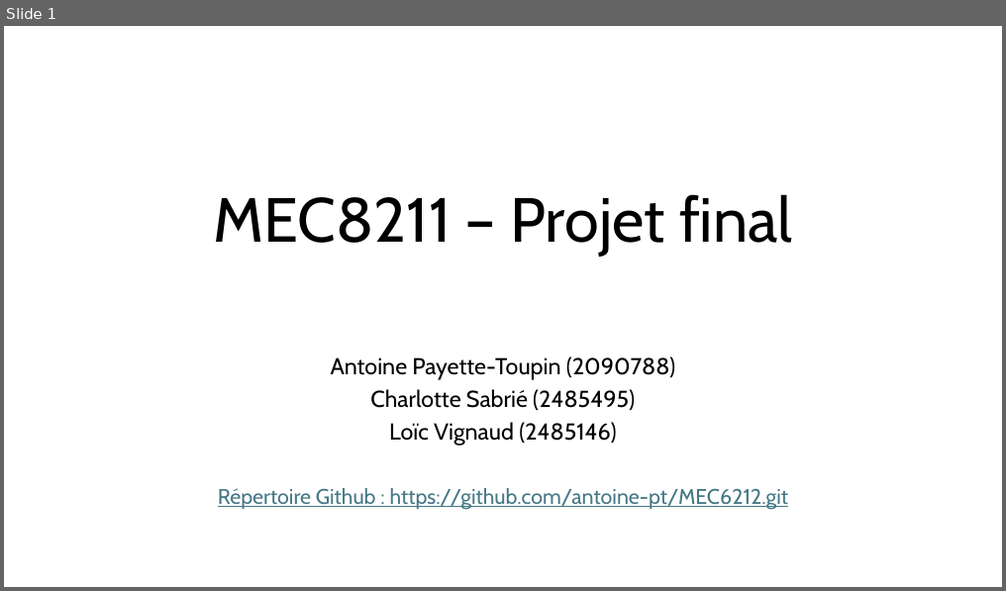
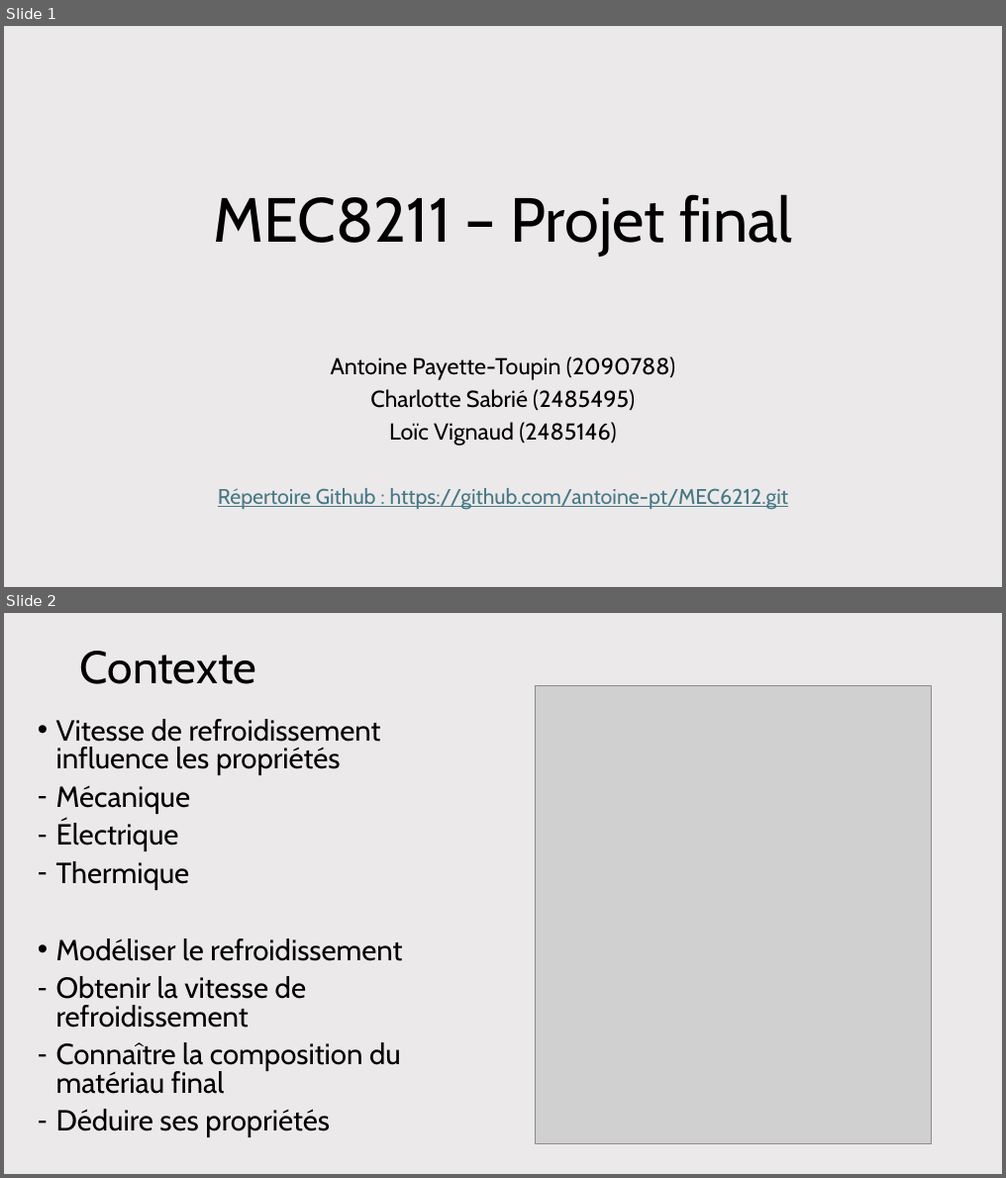
Before and after one commit to antoine-pt/MEC8211, a slide deck: projet_final/projet_final/MEC8211-Projet-final-Presentation.pptx. Shown one above the other, each under a label of ours: slide 1 before the commit, slides 1 and 2 after it. The pictures are 1006x591 and 1006x1178 pixels, drawn with LibreOffice and Linux fonts; fonts in the diff are those of the drawing; grey boxes stand for pictures. Boxes give left, top, right and bottom in pixels: in the first picture for what was removed or moved away, otherwise in the second. Text is boxed around its words. In the diff, an @@ line names an element or a change of style, - is before the commit and + after.

Commit message:
Contexte+erreur de troncature (pptx)

```diff
--- a/projet_final/projet_final/MEC8211-Projet-final-Presentation.pptx
+++ b/projet_final/projet_final/MEC8211-Projet-final-Presentation.pptx
@@ slide 2 added at <box>4,613,1002,1174</box>, background #EBE9E9 @@
@@ title added at <box>80,651,256,684</box>, 44 pt, text #000000 @@
+Contexte
@@ picture added at <box>535,685,931,1145</box> @@
@@ text added at <box>56,719,402,1138</box>, 28 pt, text #000000 @@
+• Vitesse de refroidissement influence les propriétés
+– Mécanique
+– Électrique
+– Thermique
+• Modéliser le refroidissement
+– Obtenir la vitesse de refroidissement
+– Connaître la composition du matériau final
+– Déduire ses propriétés
@@ slide 1 changed as well @@
@@ background #FFFFFF to #EBE9E9 @@
```
Also in this commit, not shown: 3 other slides changed, 3 other slides added, 1 slide removed, 1 other file.
